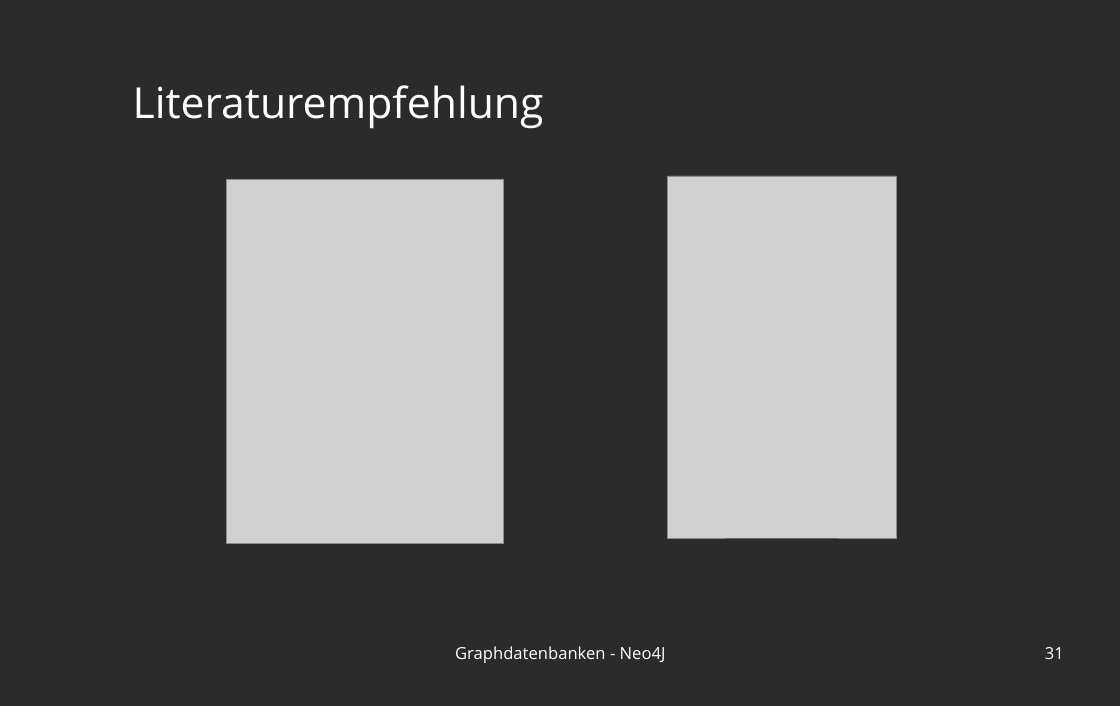
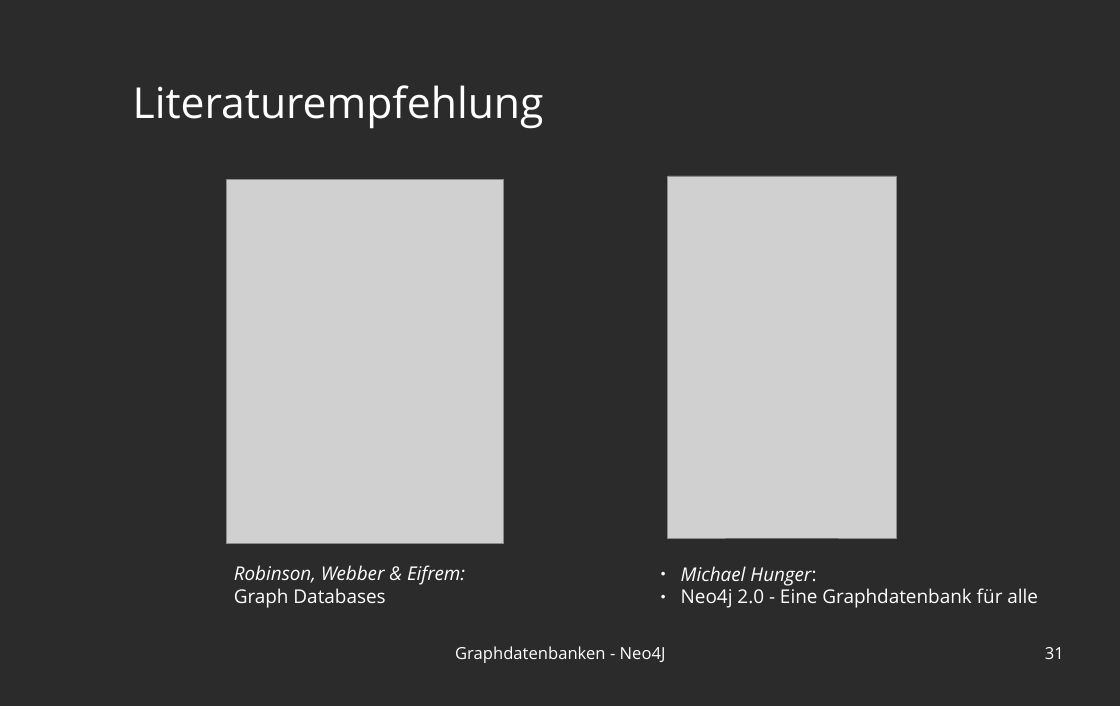
Before and after one commit to blublab/ais, a slide deck: slide 31 of praesi.odp. Drawn at 1120x706 pixels with LibreOffice and Linux fonts; fonts in the diff are those of the drawing; grey boxes stand for pictures; background and template pictures are left out; a plain dark background stands for a picture behind light text. Boxes give left, top, right and bottom in pixels: in the first picture for what was removed or moved away, otherwise in the second. Text is boxed around its words. In the diff, an @@ line names an element or a change of style, - is before the commit and + after.

```diff
--- a/praesi.odp
+++ b/praesi.odp
@@ text added at bbox=[234, 565, 465, 608], 16 pt, text #FFFFFF, italic @@
+Robinson, Webber & Eifrem:
+Graph Databases
@@ text added at bbox=[681, 566, 1038, 608], 16 pt, text #FFFFFF @@
+● Michael Hunger:
+● Neo4j 2.0 - Eine Graphdatenbank für alle
```
Also in this commit, not shown: 14 other slides changed, 1 slide added, 4 other files.
